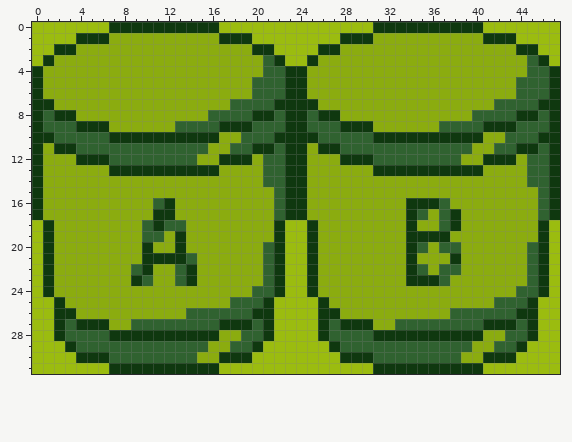
Pixel-art sprite: gfx/drums.png. The picture above was drawn from the file before the commit.
The file is 48x32 pixels.
And afterwards:
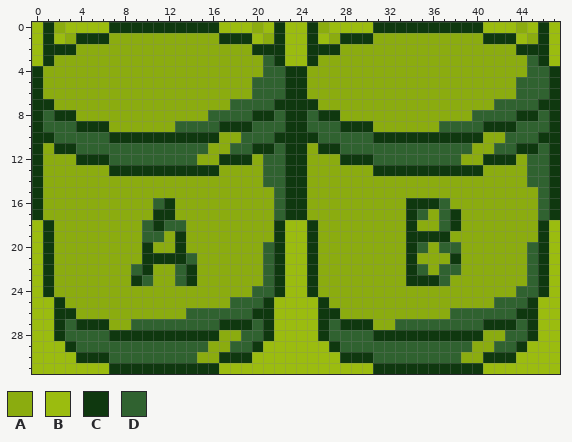
Palette (. is transparent): A #8bac0f  B #9bbc0f  C #0f380f  D #306230
From old to new:
@@ x 0..47 @@
- 0 BBBBBBBCCCCCCCCCCBBBBBBBBBBBBBBCCCCCCCCCCBBBBBBB
- 1 BBBBCCCAAAAAAAAAACCCBBBBBBBBCCCAAAAAAAAAACCCBBBB
- 2 BBCCAAAAAAAAAAAAAAAACCBBBBCCAAAAAAAAAAAAAAAACCBB
+ 0 BCABBBBCCCCCCCCCCBBBABCBBCABBBBCCCCCCCCCCBBBABCB
+ 1 BCBACCCAAAAAAAAAACCCBACBBCBACCCAAAAAAAAAACCCBACB
+ 2 BCCCAAAAAAAAAAAAAAAACCCBBCCCAAAAAAAAAAAAAAAACCCB
  3 BCAAAAAAAAAAAAAAAAAAADCBBCAAAAAAAAAAAAAAAAAAADCB
